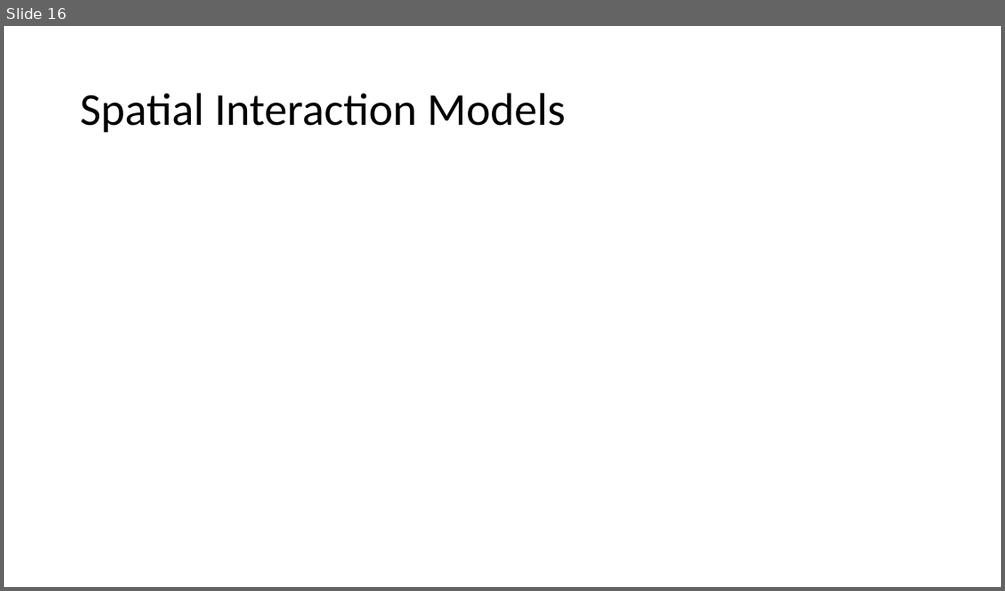
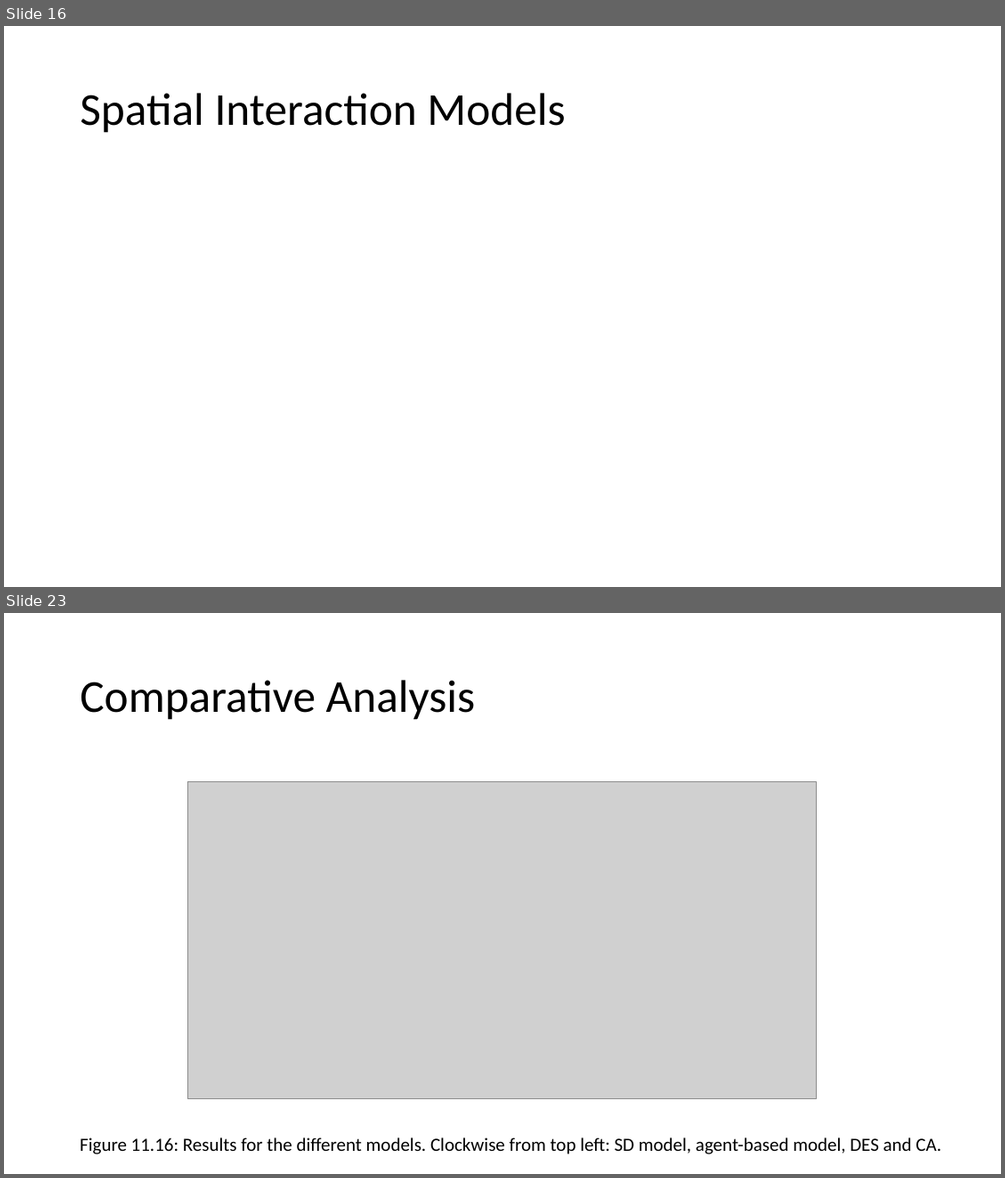
Before and after one commit to abmgis/abmgis, a slide deck: Chapter11-AlternativeModellingApproaches/Chapter11.pptx. Shown one above the other, each under a label of ours: slide 16 before the commit, slides 16 and 23 after it; the slides between them are not shown. The pictures are 1005x591 and 1005x1178 pixels, drawn with LibreOffice and Linux fonts; fonts in the diff are those of the drawing; grey boxes stand for pictures. Boxes give left, top, right and bottom in pixels: in the first picture for what was removed or moved away, otherwise in the second. Text is boxed around its words. In the diff, an @@ line names an element or a change of style, - is before the commit and + after.

Commit message:
Uploaded models to Chapter 11

```diff
--- a/Chapter11-AlternativeModellingApproaches/Chapter11.pptx
+++ b/Chapter11-AlternativeModellingApproaches/Chapter11.pptx
@@ slide 23 added at [4,613,1001,1174], background #FFFFFF @@
@@ title added at [80,680,476,720], 44 pt, text #000000 @@
+Comparative Analysis
@@ picture added at [188,782,817,1098] @@
@@ text added at [80,1137,941,1154], 18 pt, text #000000 @@
+Figure 11.16: Results for the different models. Clockwise from top left: SD model, agent-based model, DES and CA.
```
Also in this commit, not shown: 8 other slides added, 5 other files.
